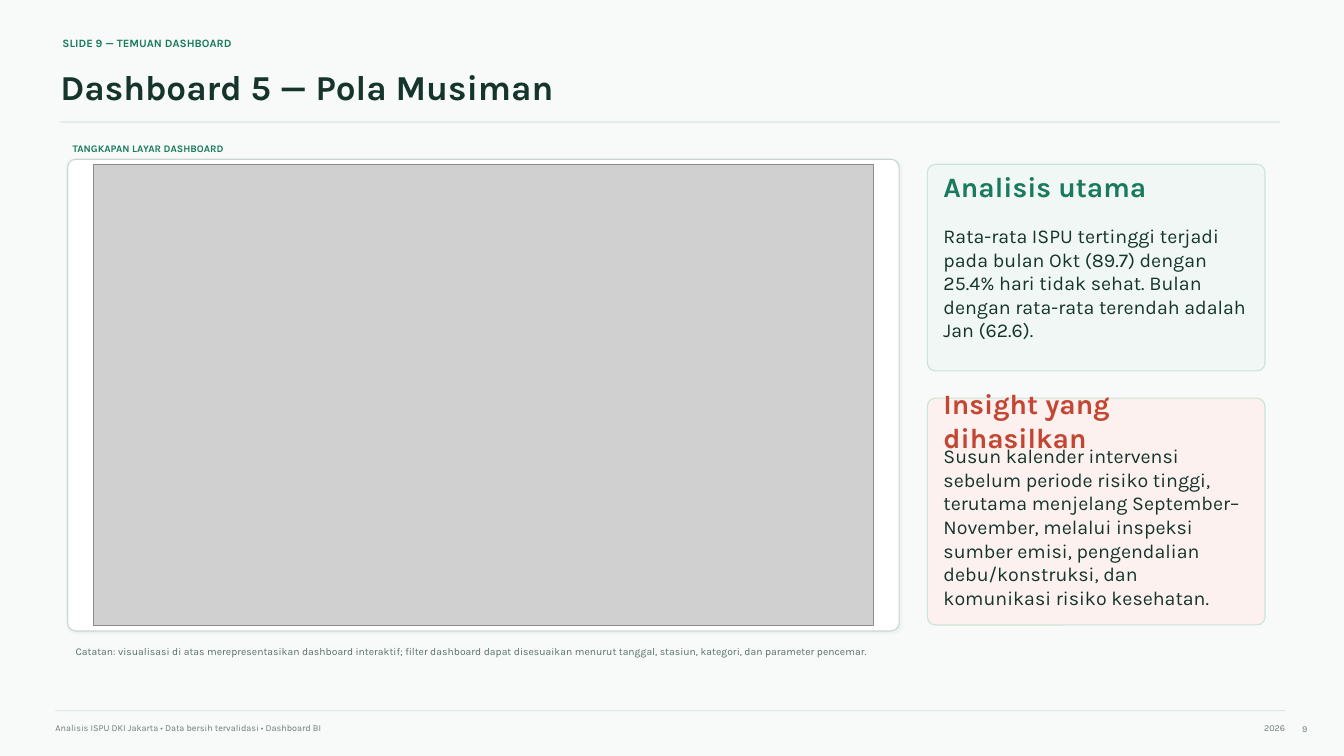
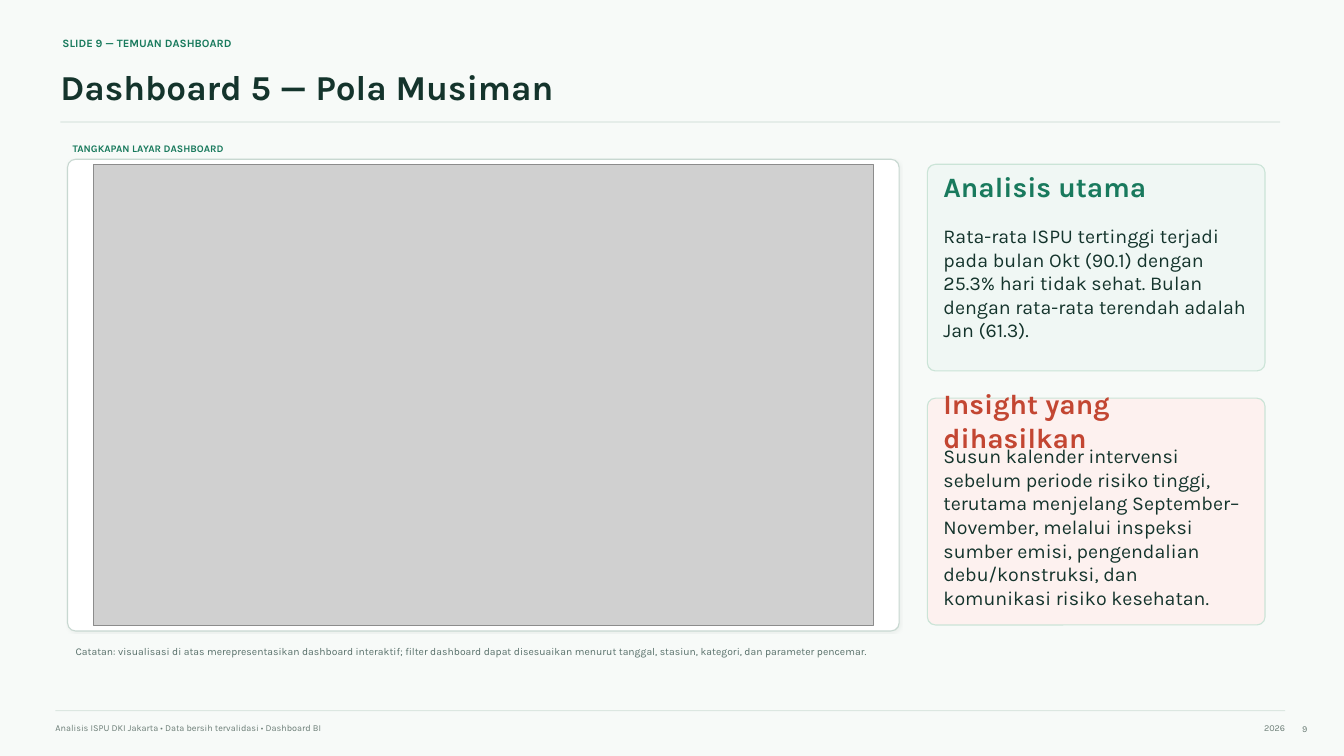
Before and after one commit to fahryanputra/data-analysis-ispu, a slide deck: slide 9 of outputs/paparan_ispu_dki_jakarta.pptx. Drawn at 1344x756 pixels with LibreOffice and Linux fonts; fonts in the diff are those of the drawing; grey boxes stand for pictures. Boxes give left, top, right and bottom in pixels: in the first picture for what was removed or moved away, otherwise in the second. Text is boxed around its words. In the diff, an @@ line names an element or a change of style, - is before the commit and + after.

```diff
--- a/outputs/paparan_ispu_dki_jakarta.pptx
+++ b/outputs/paparan_ispu_dki_jakarta.pptx
@@ text at box(943, 229, 1245, 339): text changed @@
-Rata-rata ISPU tertinggi terjadi pada bulan Okt (89.7) dengan 25.4% hari tidak sehat. Bulan dengan rata-rata terendah adalah Jan (62.6).
+Rata-rata ISPU tertinggi terjadi pada bulan Okt (90.1) dengan 25.3% hari tidak sehat. Bulan dengan rata-rata terendah adalah Jan (61.3).
```
Also in this commit, not shown: 6 other slides changed, 4 other files.
